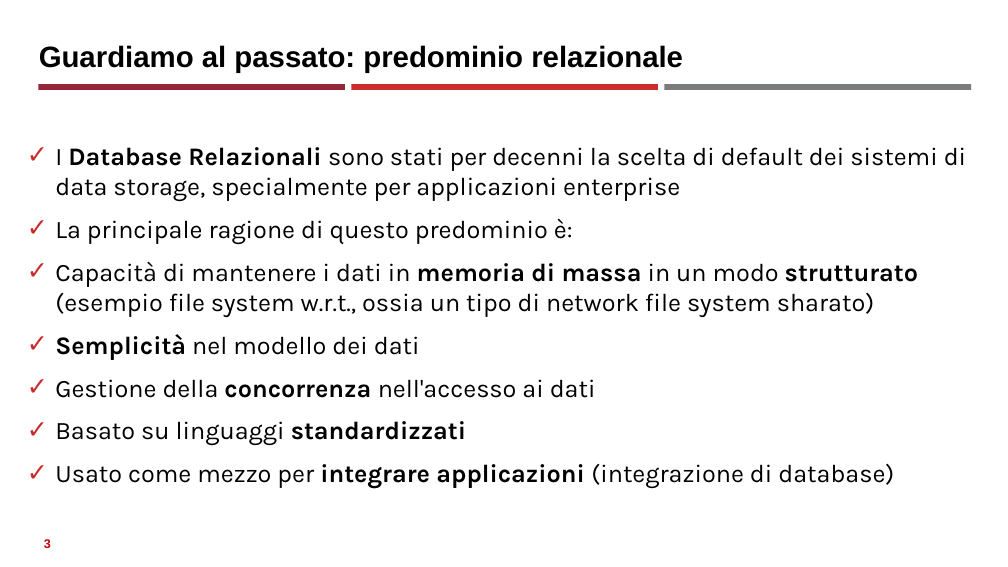
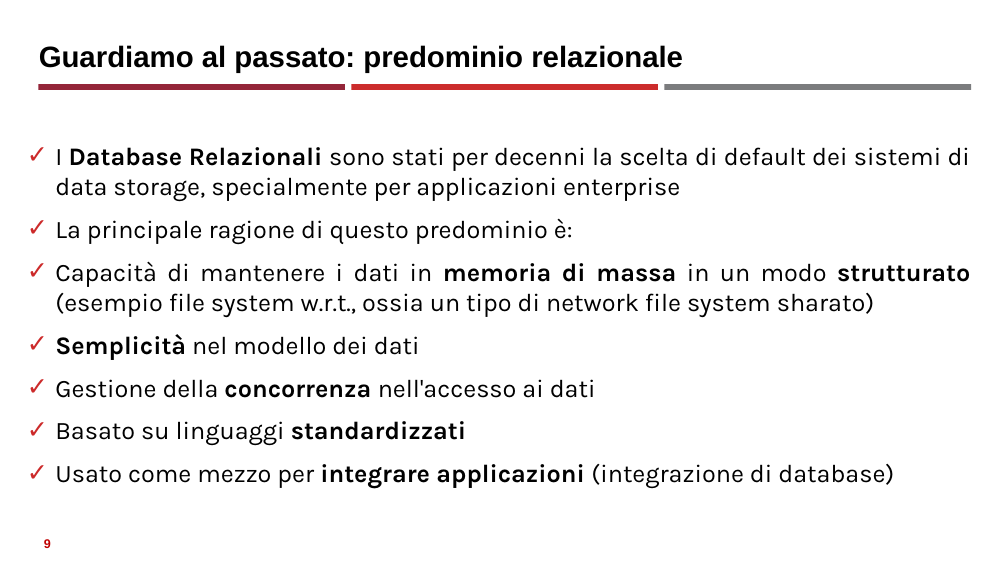
Before and after one commit to neural1977/data_science_interview_material, a slide deck: slide 9 of Assicurazioni/Databases_NoSql_ita.pptx (slide 3 before the commit). Drawn at 1008x567 pixels with LibreOffice and Linux fonts; fonts in the diff are those of the drawing. Boxes give left, top, right and bottom in pixels: in the first picture for what was removed or moved away, otherwise in the second. Text is boxed around its words. In the diff, an @@ line names an element or a change of style, - is before the commit and + after.

```diff
--- a/Assicurazioni/Databases_NoSql_ita.pptx
+++ b/Assicurazioni/Databases_NoSql_ita.pptx
@@ text "I Database Relazionali sono stati ..." at (x1=55, y1=147, x2=970, y2=489): alignment left to justified @@
@@ page number at (x1=44, y1=539, x2=51, y2=548): text changed @@
-3
+9
```
Also in this commit, not shown: 4 other slides changed, 10 slides added, 1 other file.
